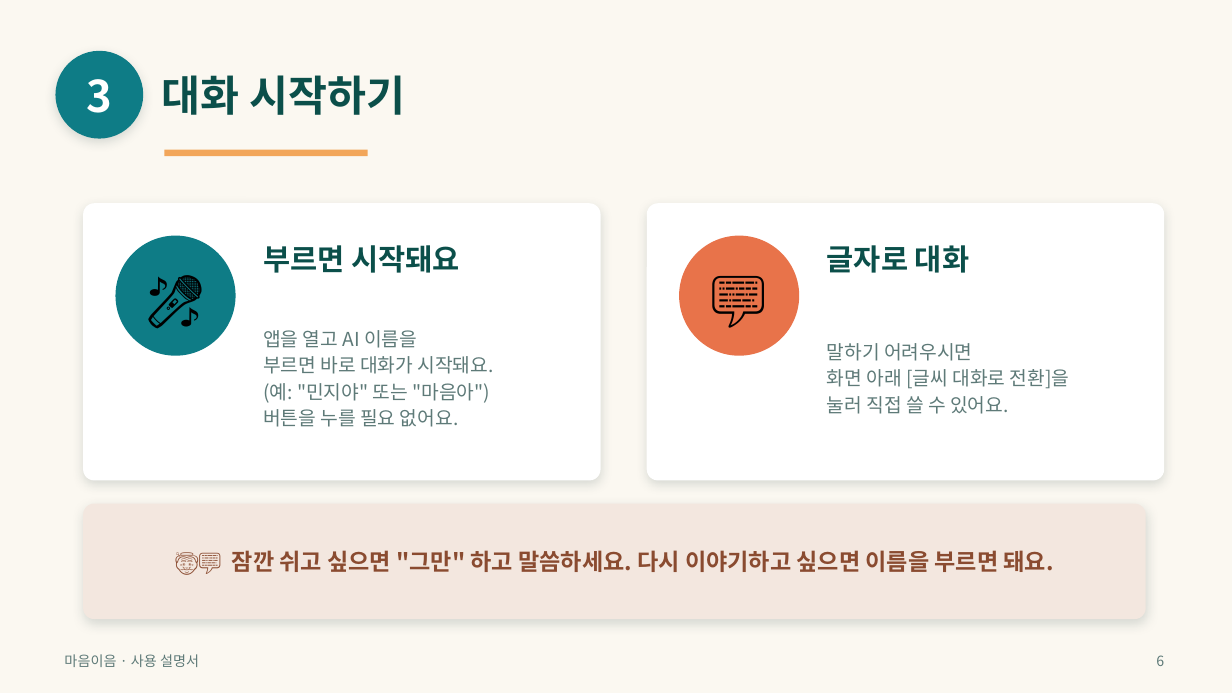
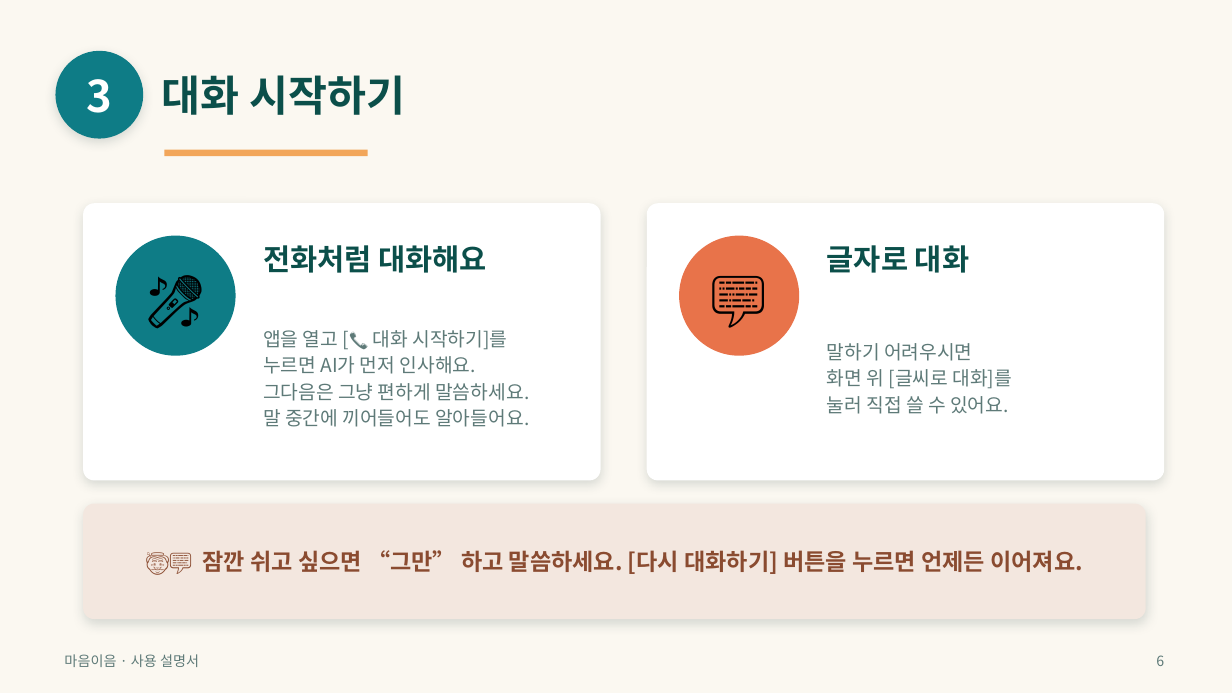
Before and after one commit to satoshisong01/maeum-ieu, a slide deck: slide 6 of docs/마음이음_사용설명서.pptx. Drawn at 1232x693 pixels with LibreOffice and Linux fonts; fonts in the diff are those of the drawing. Boxes give left, top, right and bottom in pixels: in the first picture for what was removed or moved away, otherwise in the second. Text is boxed around its words. In the diff, an @@ line names an element or a change of style, - is before the commit and + after.

```diff
--- a/docs/마음이음_사용설명서.pptx
+++ b/docs/마음이음_사용설명서.pptx
@@ text at bbox=[263, 245, 488, 273]: text changed @@
-부르면 시작돼요
+전화처럼 대화해요
@@ text at bbox=[263, 330, 529, 427]: text changed @@
-앱을 열고 AI 이름을
-부르면 바로 대화가 시작돼요.
-(예: "민지야" 또는 "마음아")
-버튼을 누를 필요 없어요.
+앱을 열고 [📞 대화 시작하기]를
+누르면 AI가 먼저 인사해요.
+그다음은 그냥 편하게 말씀하세요.
+말 중간에 끼어들어도 알아들어요.
@@ text at bbox=[827, 369, 1012, 389]: text changed @@
-화면 아래 [글씨 대화로 전환]을
+화면 위 [글씨로 대화]를
@@ text at bbox=[203, 550, 1083, 574]: text changed @@
-👵💬 잠깐 쉬고 싶으면 "그만" 하고 말씀하세요. 다시 이야기하고 싶으면 이름을 부르면 돼요.
+👵💬 잠깐 쉬고 싶으면 “그만” 하고 말씀하세요. [다시 대화하기] 버튼을 누르면 언제든 이어져요.
```
Also in this commit, not shown: 5 other slides changed, 1 other file.
